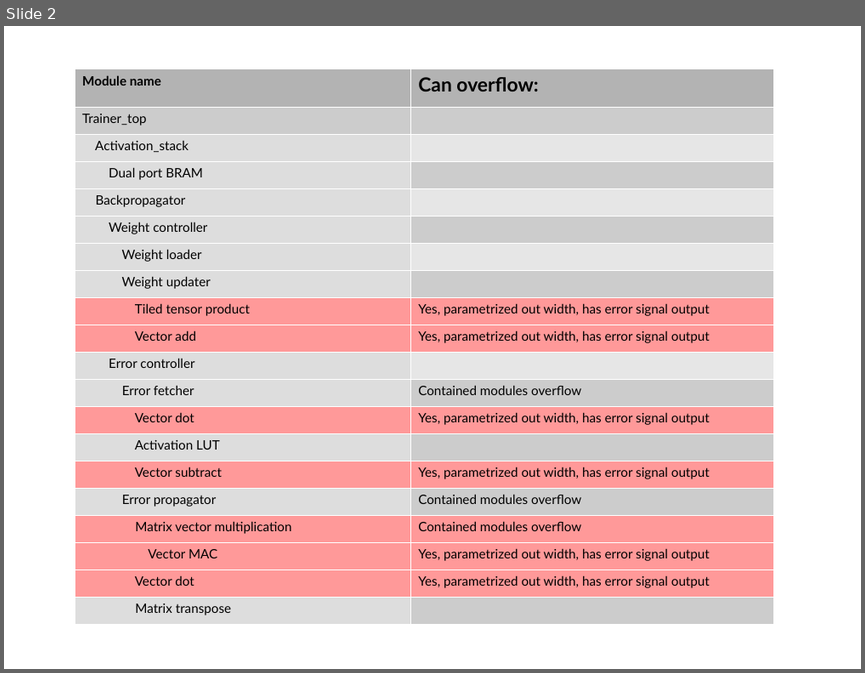
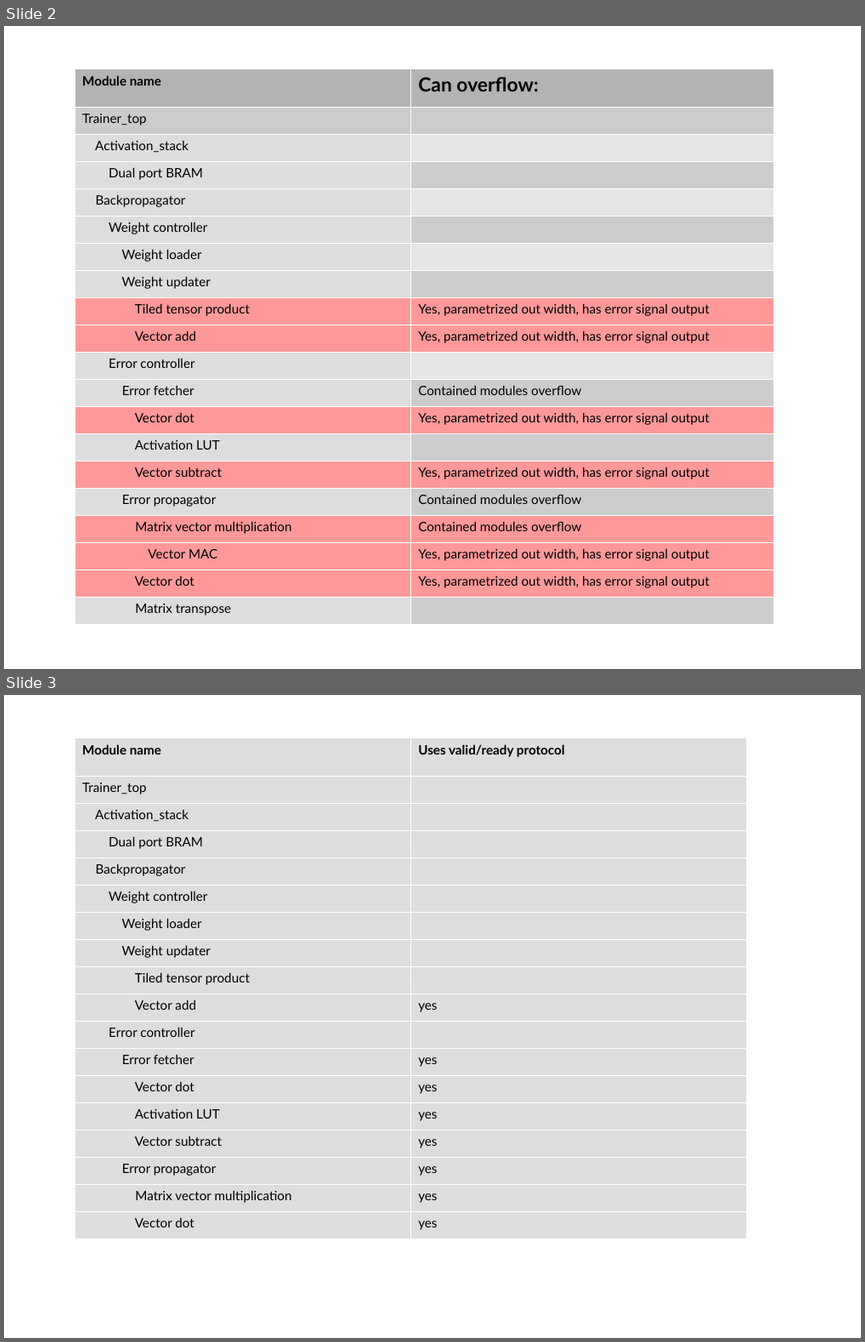
Before and after one commit to MihailoIsakov/layer_multiplex_nn, a slide deck: backpropagation/docs/doc.odp. Shown one above the other, each under a label of ours: slide 2 before the commit, slides 2 and 3 after it. The pictures are 865x673 and 865x1342 pixels, drawn with LibreOffice and Linux fonts; fonts in the diff are those of the drawing. Boxes give left, top, right and bottom in pixels: in the first picture for what was removed or moved away, otherwise in the second. Text is boxed around its words. In the diff, an @@ line names an element or a change of style, - is before the commit and + after.

```diff
--- a/backpropagation/docs/doc.odp
+++ b/backpropagation/docs/doc.odp
@@ slide 3 added at (4,695,861,1338), background #FFFFFF @@
@@ table added at (75,737,747,1237), 18 rows, 2 columns @@
+Module name | Uses valid/ready protocol
+Trainer_top | 
+Activation_stack | 
+Dual port BRAM | 
+Backpropagator | 
+Weight controller | 
+Weight loader | 
+Weight updater | 
+Tiled tensor product | 
+Vector add | yes
+Error controller | 
+Error fetcher | yes
+Vector dot | yes
+Activation LUT | yes
+Vector subtract | yes
+Error propagator | yes
+Matrix vector multiplication | yes
+Vector dot | yes
```
Also in this commit, not shown: 1 slide changed.
